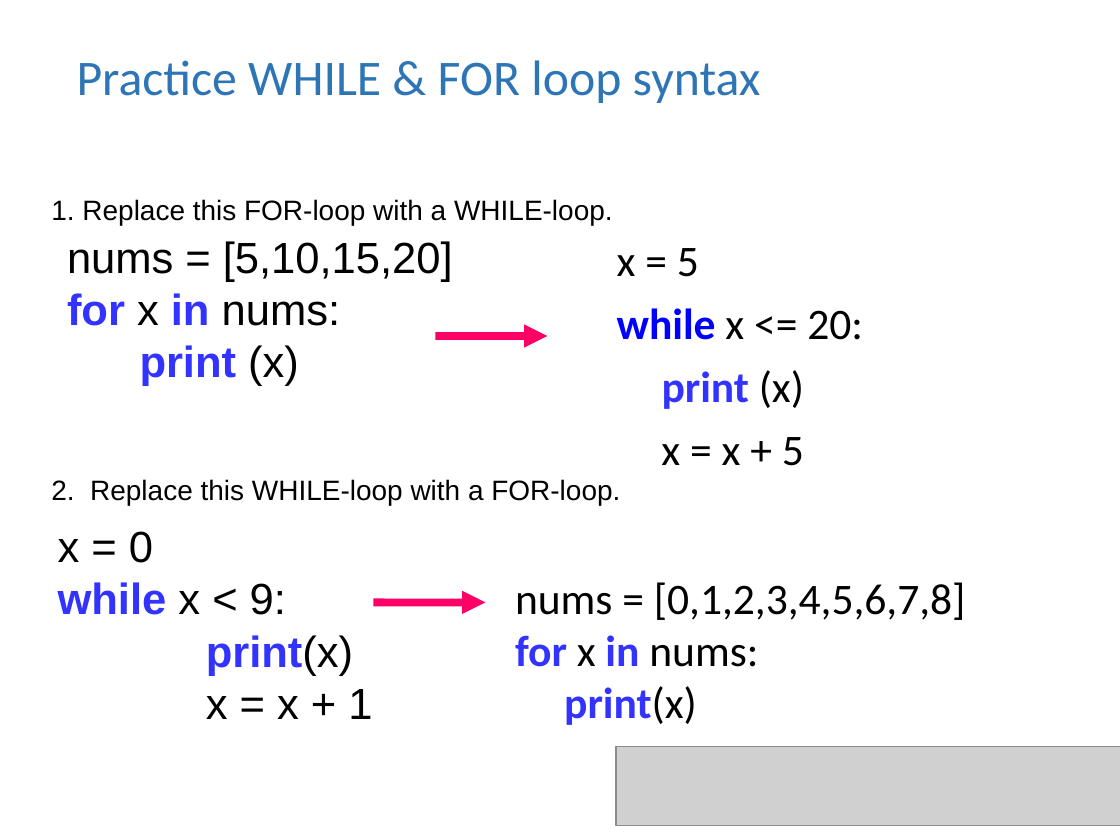
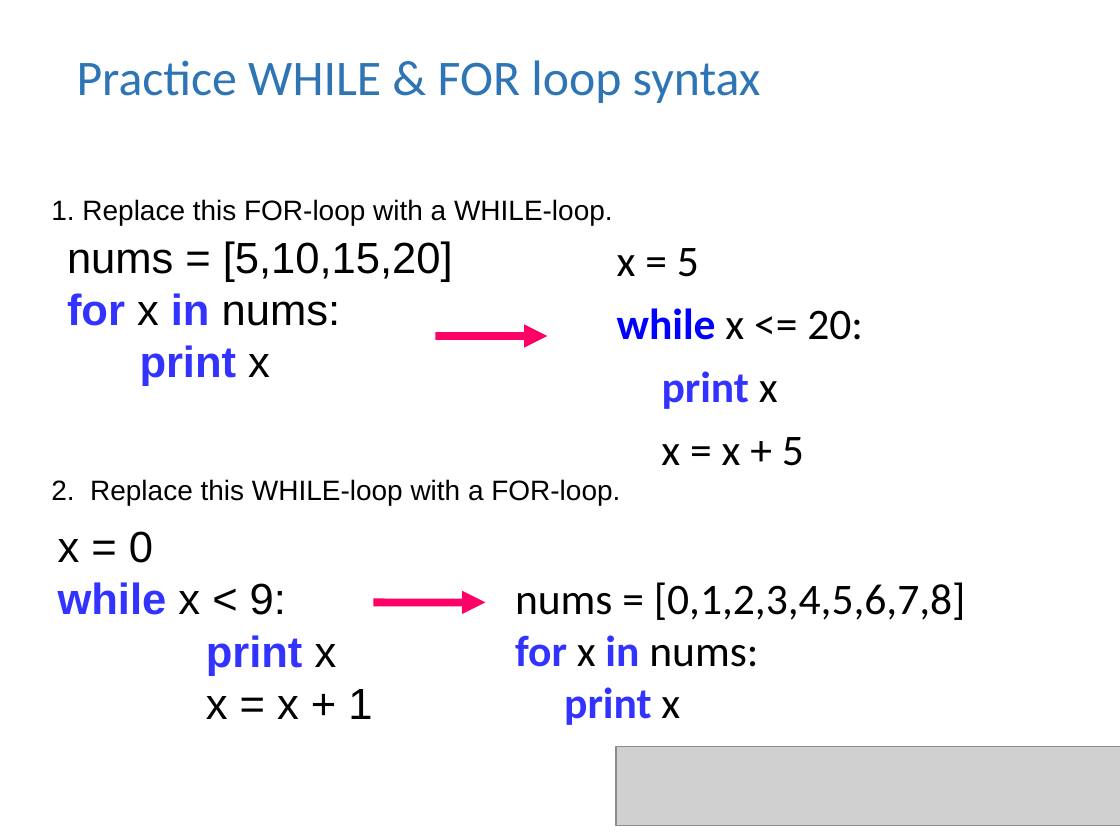
Before and after one commit to lgtateos/gis540, a slide deck: slide 12 of slides/looping.ppt. Drawn at 1120x840 pixels with LibreOffice and Linux fonts; fonts in the diff are those of the drawing; grey boxes stand for pictures. Boxes give left, top, right and bottom in pixels: in the first picture for what was removed or moved away, otherwise in the second. Text is boxed around its words. In the diff, an @@ line names an element or a change of style, - is before the commit and + after.

```diff
--- a/slides/looping.ppt
+++ b/slides/looping.ppt
@@ text at box(140, 345, 270, 386): text changed @@
-print (x)
+print x
@@ text at box(662, 371, 778, 409): text changed @@
-  print (x)
+  print x
@@ text at box(206, 635, 337, 676): text changed @@
-  print(x)
+  print x
@@ text at box(564, 687, 680, 725): text changed @@
-print(x)
+print x
```
Also in this commit, not shown: 9 other slides changed, 7 slides added.
